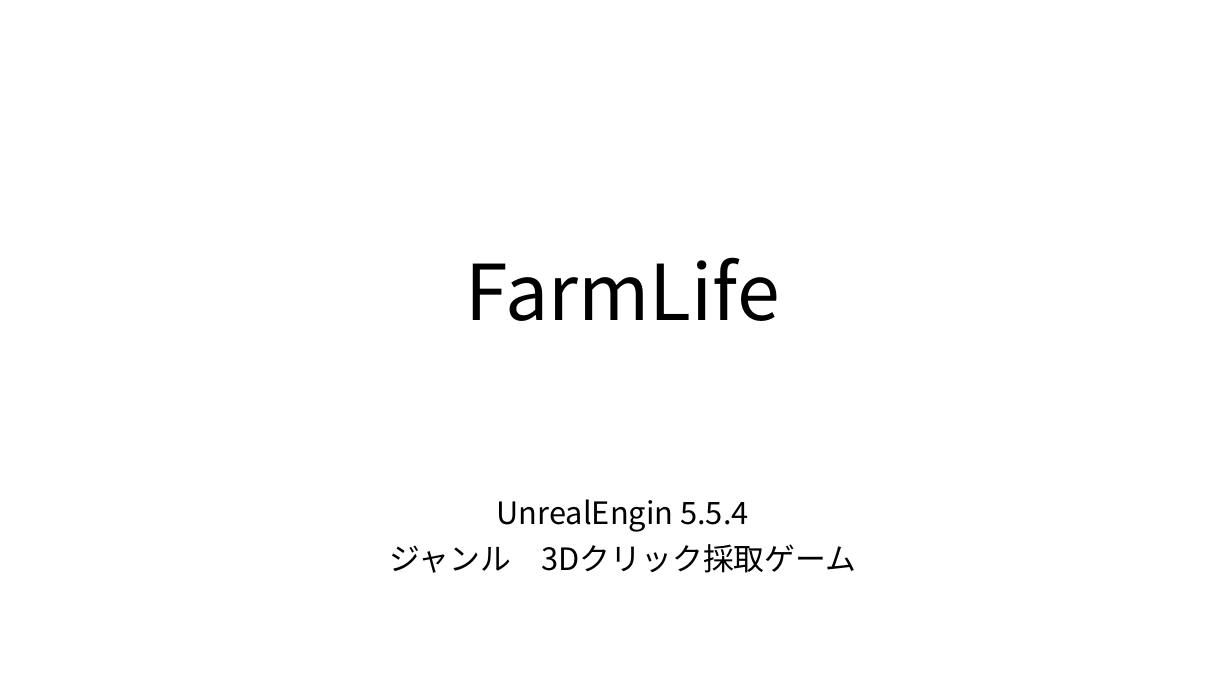
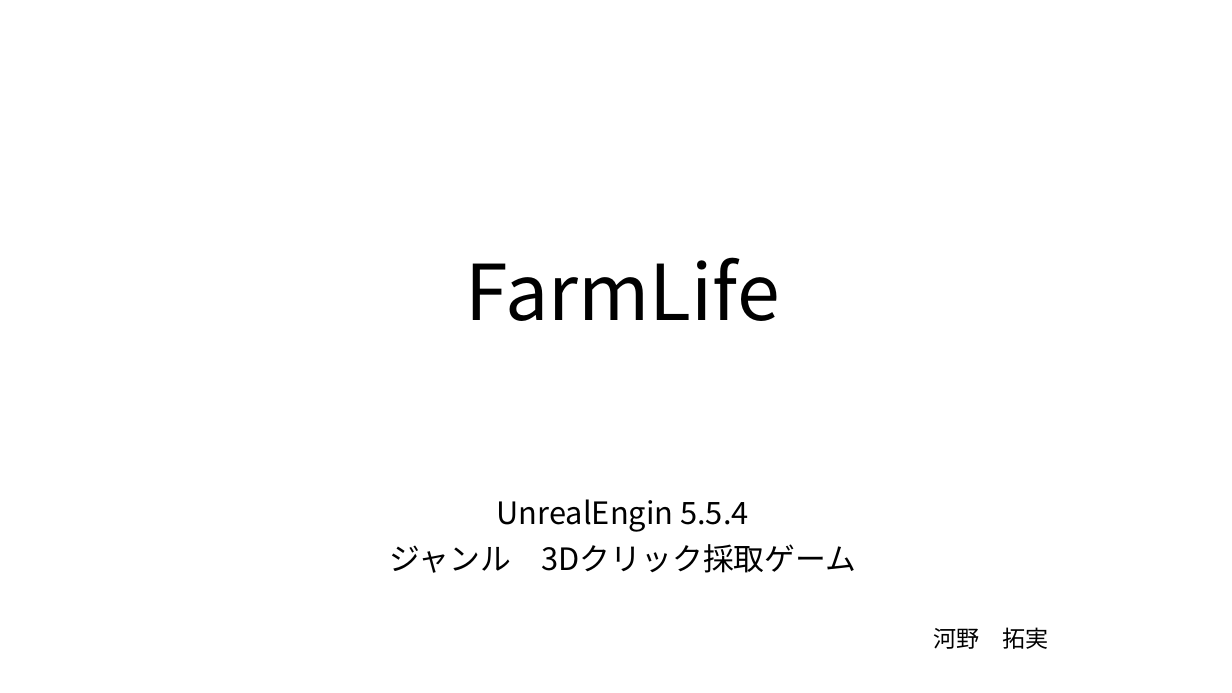
Before and after one commit to KawanoTakumi/FarmLife, a slide deck: slide 1 of FarmLife_企画.pptx. Drawn at 1232x693 pixels with LibreOffice and Linux fonts; fonts in the diff are those of the drawing. Boxes give left, top, right and bottom in pixels: in the first picture for what was removed or moved away, otherwise in the second. Text is boxed around its words. In the diff, an @@ line names an element or a change of style, - is before the commit and + after.

```diff
--- a/FarmLife_企画.pptx
+++ b/FarmLife_企画.pptx
@@ text added at bbox=[933, 627, 1048, 649], 18 pt, text #000000 @@
+河野 拓実
```
Also in this commit, not shown: 2 other slides changed, 5 other files.
